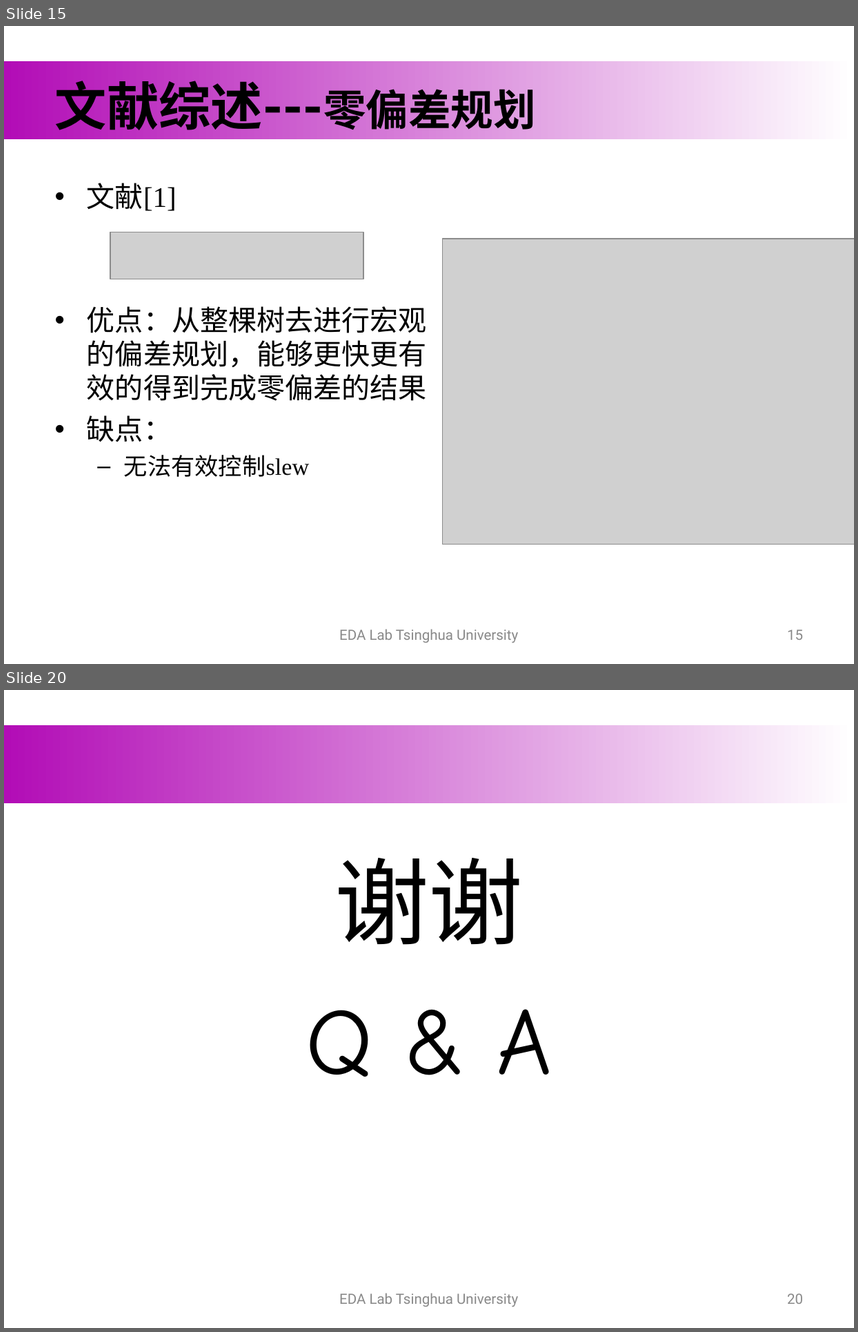
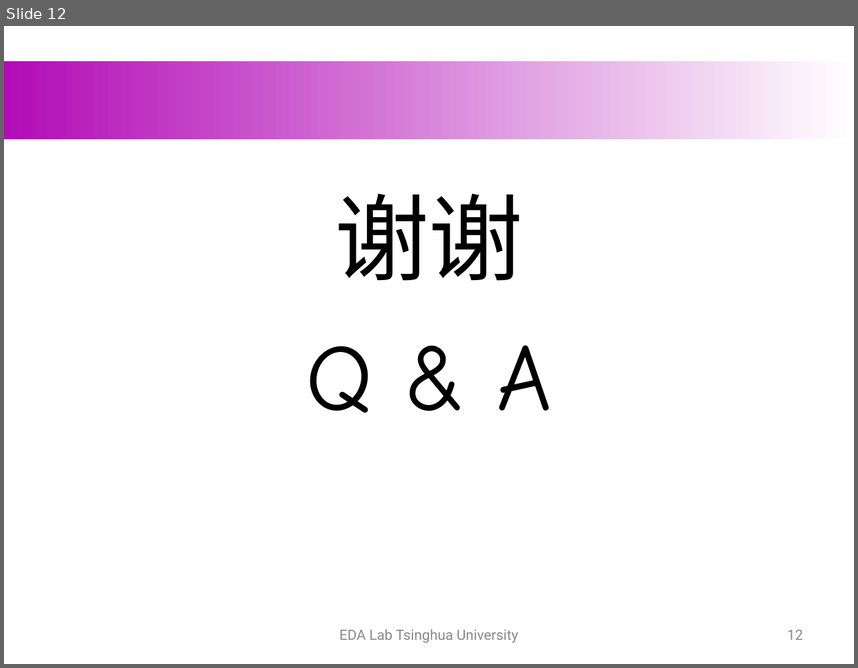
Before and after one commit to hewr1993/graduate_thesis, a slide deck: formal_materials/publish/开题.ppt. Shown one above the other, each under a label of ours: slides 15 and 20 before the commit, slide 12 after it; the slides between them are not shown. The pictures are 858x1332 and 858x668 pixels, drawn with LibreOffice and Linux fonts; fonts in the diff are those of the drawing; grey boxes stand for pictures; background and template pictures are left out. Boxes give left, top, right and bottom in pixels: in the first picture for what was removed or moved away, otherwise in the second. Text is boxed around its words. In the diff, an @@ line names an element or a change of style, - is before the commit and + after.

```diff
--- a/formal_materials/publish/开题.ppt
+++ b/formal_materials/publish/开题.ppt
@@ slide 15 removed at (x1=4, y1=26, x2=854, y2=664), background #FFFFFF; not listed: 1 template element that a slide beside it also shows @@
@@ title removed at (x1=55, y1=72, x2=536, y2=138) @@
-文献综述---零偏差规划
@@ text removed at (x1=87, y1=183, x2=427, y2=477) @@
-• 文献[1]
-• 优点：从整棵树去进行宏观的偏差规划，能够更快更有效的得到完成零偏差的结果
-• 缺点：
-  – 无法有效控制slew
@@ picture removed at (x1=110, y1=232, x2=363, y2=279) @@
@@ picture removed at (x1=443, y1=239, x2=854, y2=544) @@
@@ text removed at (x1=339, y1=628, x2=518, y2=643) @@
-EDA Lab Tsinghua University
@@ page number removed at (x1=787, y1=629, x2=803, y2=639) @@
-15
@@ what was slide 20 is now slide 12 @@
@@ page number at (x1=787, y1=629, x2=803, y2=639): text changed @@
-20
+12
```
Also in this commit, not shown: 4 slides changed, 4 slides added, 11 other slides removed, 3 other files.
